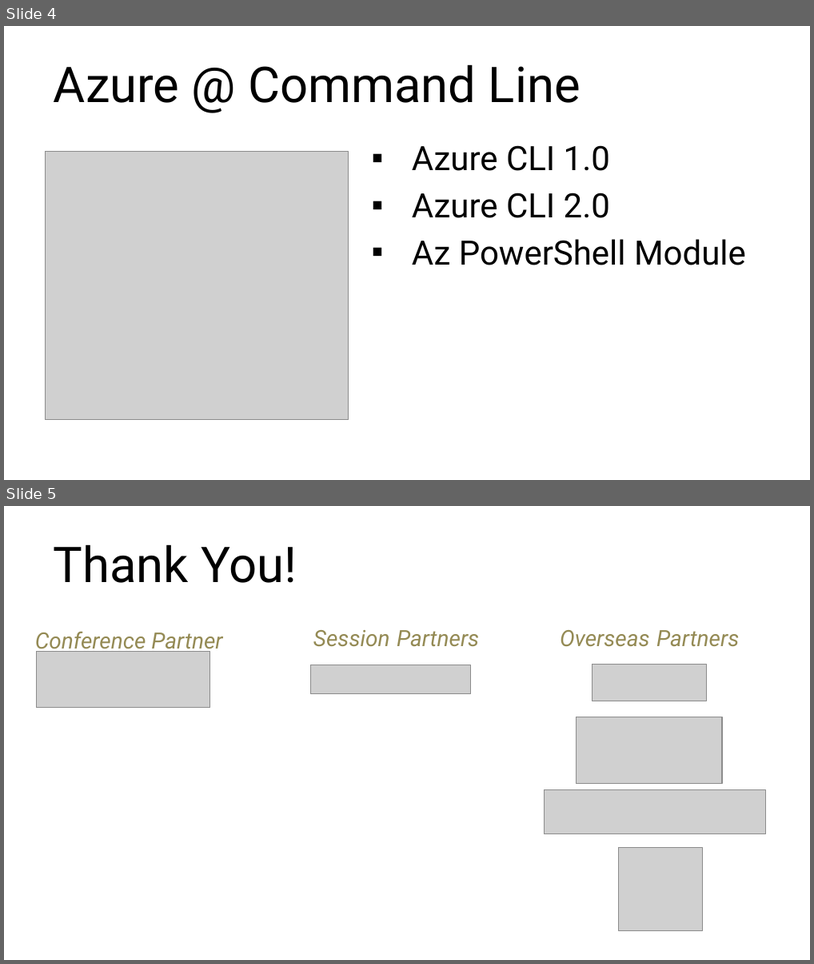
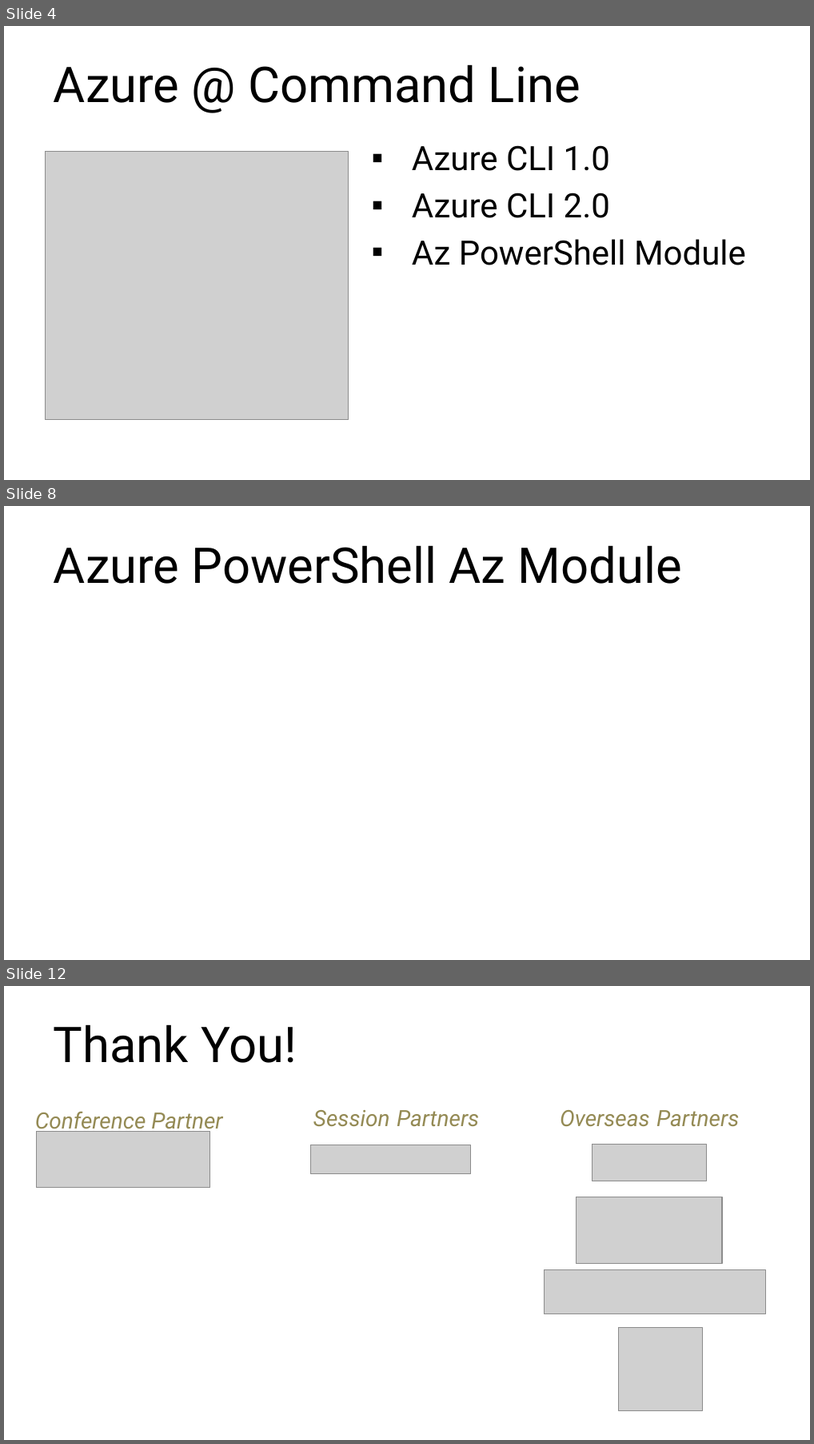
Before and after one commit to rchaganti/Presentations, a slide deck: ExpertsLiveIN2019/AzureAtTheCommandLine-Ravikanth.pptx. Shown one above the other, each under a label of ours: slides 4 and 5 before the commit, slides 4, 8 and 12 after it; the slides between them are not shown. The pictures are 814x964 and 814x1444 pixels, drawn with LibreOffice and Linux fonts; fonts in the diff are those of the drawing; grey boxes stand for pictures; background and template pictures are left out. Boxes give left, top, right and bottom in pixels: in the first picture for what was removed or moved away, otherwise in the second. Text is boxed around its words. In the diff, an @@ line names an element or a change of style, - is before the commit and + after.

```diff
--- a/ExpertsLiveIN2019/AzureAtTheCommandLine-Ravikanth.pptx
+++ b/ExpertsLiveIN2019/AzureAtTheCommandLine-Ravikanth.pptx
@@ slide 8 added at bbox=[4, 506, 810, 960], background picture (left out) @@
@@ title added at bbox=[54, 545, 682, 584], 44 pt, text #000000 @@
+Azure PowerShell Az Module
@@ what was slide 5 is now slide 12 @@
```
Also in this commit, not shown: 1 slide changed, 6 other slides added, 1 other file.
